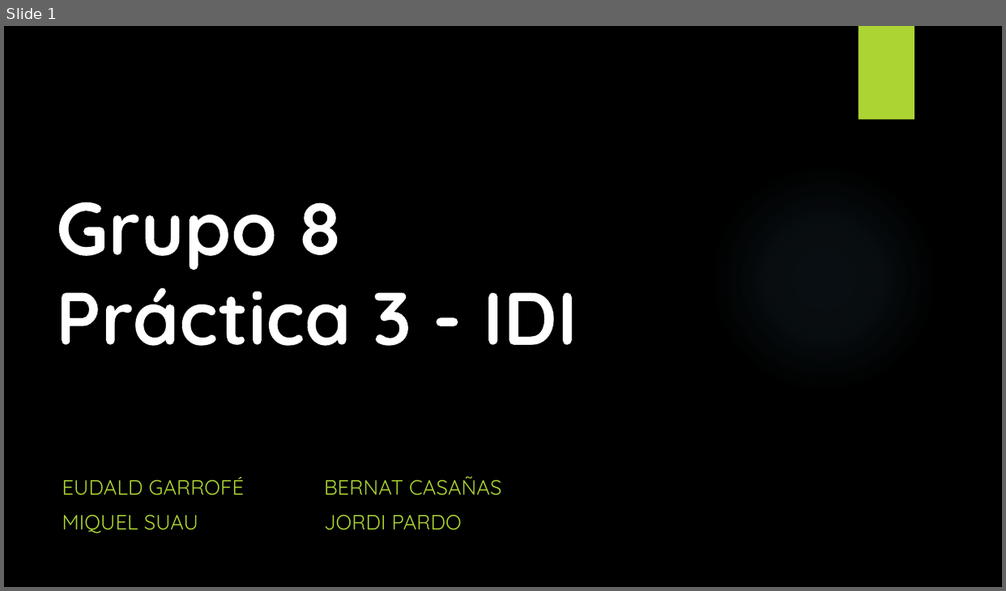
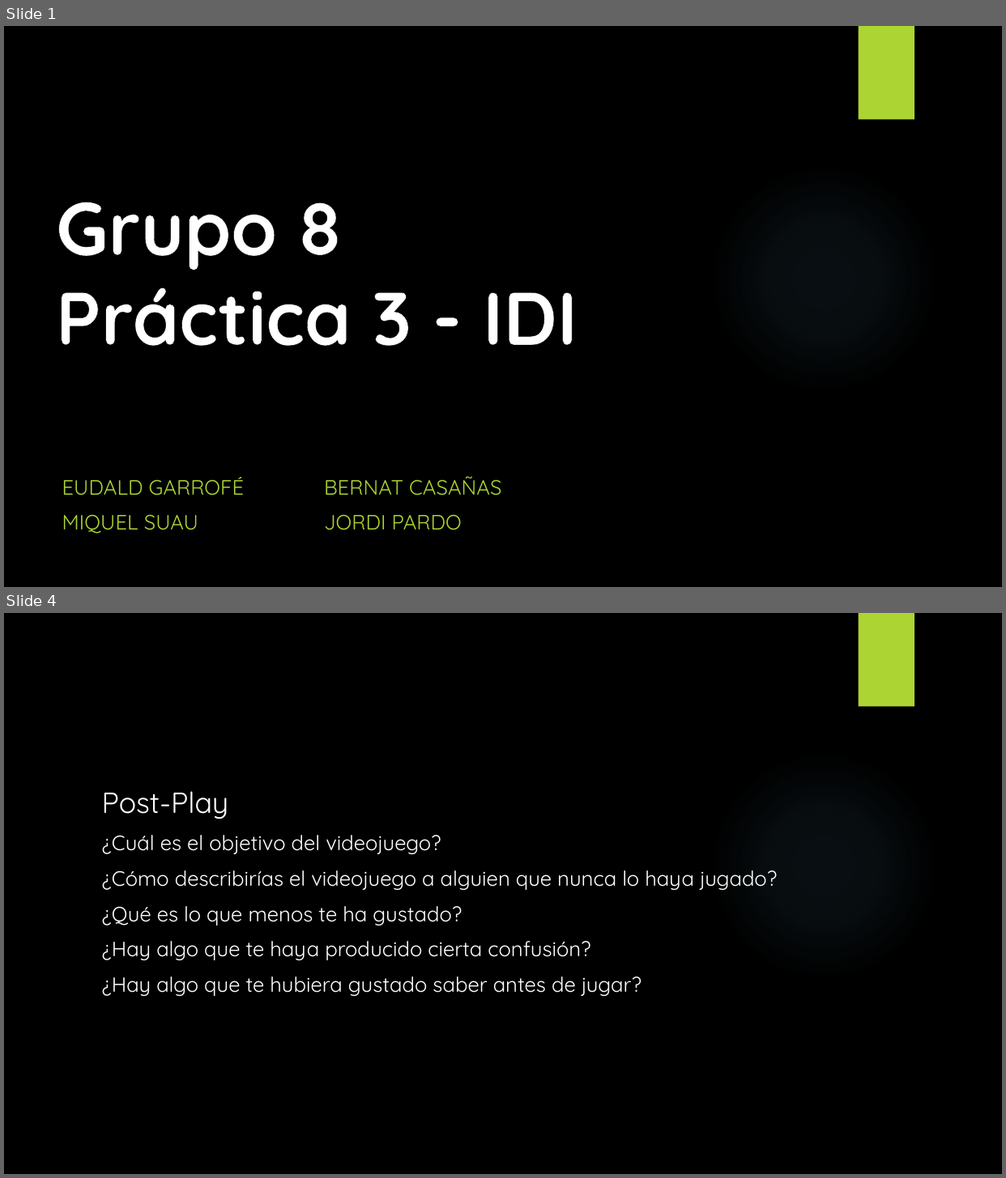
Before and after one commit to Hevne/Game_Design_Reddot, a slide deck: IDI/Presentacio.pptx. Shown one above the other, each under a label of ours: slide 1 before the commit, slides 1 and 4 after it; the slides between them are not shown. The pictures are 1006x591 and 1006x1178 pixels, drawn with LibreOffice and Linux fonts; fonts in the diff are those of the drawing; background and template pictures are left out. Boxes give left, top, right and bottom in pixels: in the first picture for what was removed or moved away, otherwise in the second. Text is boxed around its words. In the diff, an @@ line names an element or a change of style, - is before the commit and + after.

```diff
--- a/IDI/Presentacio.pptx
+++ b/IDI/Presentacio.pptx
@@ slide 4 added at [4,613,1002,1174], background picture (left out); not listed: 2 template elements that a slide beside it also shows @@
@@ text added at [102,791,777,996], 20 pt, text #FFFFFF @@
+Post-Play
+¿Cuál es el objetivo del videojuego?
+¿Cómo describirías el videojuego a alguien que nunca lo haya jugado?
+¿Qué es lo que menos te ha gustado?
+¿Hay algo que te haya producido cierta confusión?
+¿Hay algo que te hubiera gustado saber antes de jugar?
```
Also in this commit, not shown: 3 slides changed, 8 other slides added, 3 slides removed.
